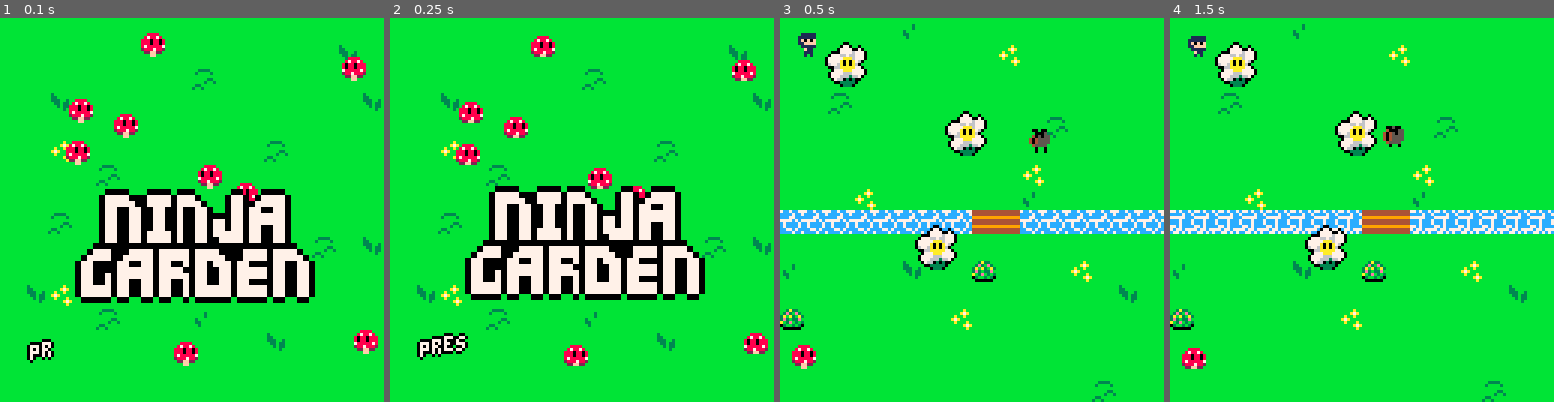
Above: before the commit, frames 1-4 (left to right).
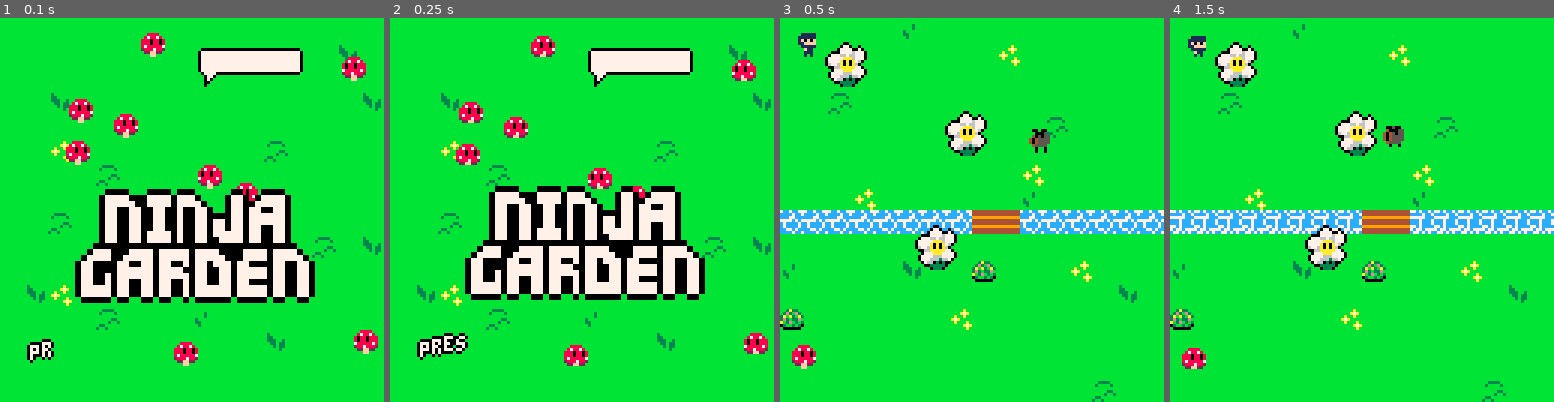
Above: after the commit, the same moments.

Repository: SnoozeTime/Spring2D_2025
Game: PICO-8 cartridge spring.p8
Same seed, same stepped clock (60 frames per second), same inputs: the game is played once before the commit and once after it.
Inputs:
- Up to frame 1 (0.1 s): no input
- Up to frame 2 (0.25 s): no input
- Up to frame 3 (0.5 s): tap X (X key) at 0.33 s
- Up to frame 4 (1.5 s): tap O (Z key) at 0.7 s; tap X (X key) at 1.07 s

The runs differ from the first frame. In frame 1, 2.0% of the frame differs, in the area x 50-79%, y 7-19%; in frame 2, 2.0%; in frame 3, nothing differs; in frame 4, nothing differs.

Commit message:
sad song

Diff:
--- a/gameover.lua
+++ b/gameover.lua
@@ -1,4 +1,5 @@
 function gameover_init()
+  music(20)
   local state = {
     top_text = bubbletext("game over!", {x=48, y=80}),
     bottom_text = bubbletext("press x/o to restart", {x=26, y=104}),
--- a/spring.p8
+++ b/spring.p8
@@ -123,8 +123,8 @@
 
 __map__
 1111111111141111111111111111111111111111111111111111111100000000111111111111111111111111111111110000000000000000000000000000000000000000000000000000000000000000000000000000000000000000000000000000000000000000000000000000000000000000000000000000000000000000
-1111111111111111113411111111111111111111111111111111111100000000111111111111111111111111111112110000000000000000000000000000000000000000000000000000000000000000000000000000000000000000000000000000000000000000000000000000000000000000000000000000000000000000
-1111111111111111111111111111111111111111111111111111111100000000111111111111111113111111111111110000000000000000000000000000000000000000000000000000000000000000000000000000000000000000000000000000000000000000000000000000000000000000000000000000000000000000
+111111111111111111341111111111111111111111111111111111110000000011111111111111114c4d4e60611112110000000000000000000000000000000000000000000000000000000000000000000000000000000000000000000000000000000000000000000000000000000000000000000000000000000000000000
+111111111111111111111111111111111111111111111111111111110000000011111111111111115c5d5e5f711111110000000000000000000000000000000000000000000000000000000000000000000000000000000000000000000000000000000000000000000000000000000000000000000000000000000000000000
 1111131111111111111111111111111111111111111111111111111100000000111112111111111111111111111111120000000000000000000000000000000000000000000000000000000000000000000000000000000000000000000000000000000000000000000000000000000000000000000000000000000000000000
 1111111111111111111111131111111111111111111111111111111100000000111111111111111111111111111111110000000000000000000000000000000000000000000000000000000000000000000000000000000000000000000000000000000000000000000000000000000000000000000000000000000000000000
 1111111111111111111111111111111111111111111111111111111100000000111134111111111111111113111111110000000000000000000000000000000000000000000000000000000000000000000000000000000000000000000000000000000000000000000000000000000000000000000000000000000000000000
Not shown, changed: 32 lines of the sprite sheet (__gfx__) section of spring.p8
Not shown, changed: the music (__music__) section of spring.p8
Not shown, changed: the sound effects (__sfx__) section of spring.p8
Not shown, changed: Assets/Sprites/flower.png
Not shown, changed: Assets/Sprites/flower.pyxel
